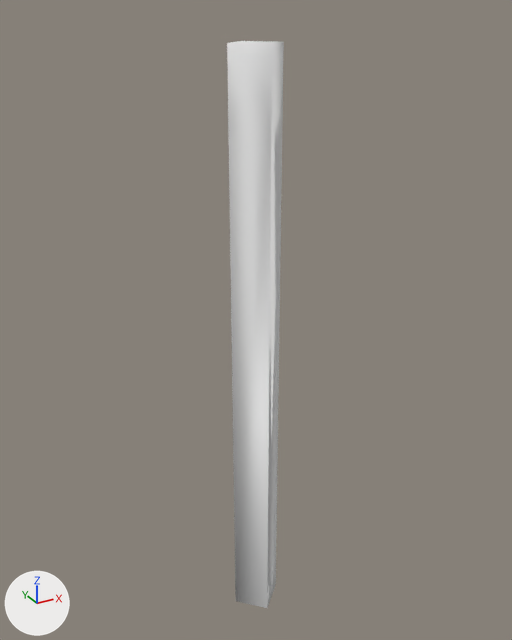
Renders of the OBJ model assets/models/edges/edge_08.obj from each side of a commit.
Both versions are drawn from a camera (50 mm lens) standing at (-9.94, -3.52, 2.06) and looking at (-7.95, 0.1, 0.26). Arrows for +X, +Y and +Z are at lower left; the lights stay in place. Where no turn or scale is listed for an object, it has been applied to the vertices.

Names of what the first picture shows: 'edge_08'.
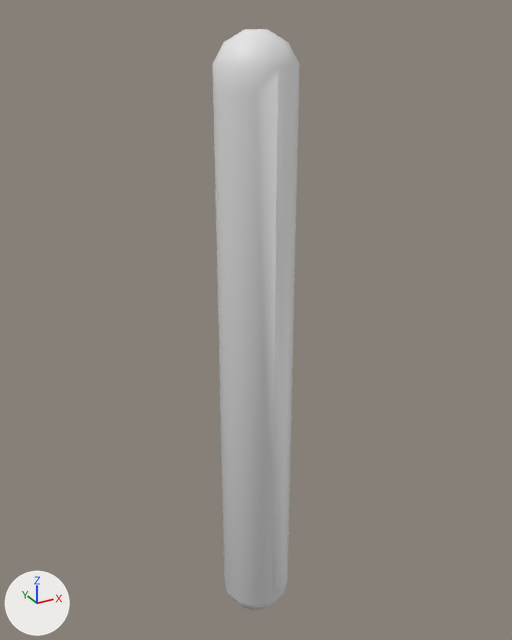
What changed in the scene script:
```text
Change me_edge_08:
    used by ob_edge_08; location = (0.0, 0.0, 0.0)
    remove me_edge_08.from_pydata(...)  # 14 vertices, 24 faces; spans x -8.17..-7.83, y -0.17..0.17, z -1.9..1.9
    remove me_edge_08.materials.append(mat_metaledge)  # white #e7e7e7
    add me_edge_08.from_pydata(...)  # 86 vertices, 168 faces; spans x -8.23..-7.77, y -0.23..0.23, z -1.96..1.96
    me_edge_08 part 1
    6 vertices are removed from x -8.17..-7.83, y -0.17..0.17, z -1.56..1.56
    24 faces are deleted
    54 vertices are added at x -8.23..-7.77, y -0.23..0.23, z -1.96..1.96
    14 new vertices lie (0.0, 0.0, 3.46) away from vertices in x -8.23..-7.77, y -0.23..0.23, z -1.79..-1.67
    5 new vertices lie (0.0, 0.0, 0.12) away from vertices in x -8.23..-8.12, y -0.2..0.2, z 1.67
    5 new vertices lie (0.0, 0.0, -0.12) away from vertices in x -7.88..-7.77, y -0.2..0.2, z -1.67
    168 new faces join them
```

Where the change shows, as pixel boxes (x1, y1, x2, y2) in the pictures (512 x 640 px):
'edge_08', reshaped (53% wider): before (227, 41, 284, 608); after (212, 29, 300, 611)
